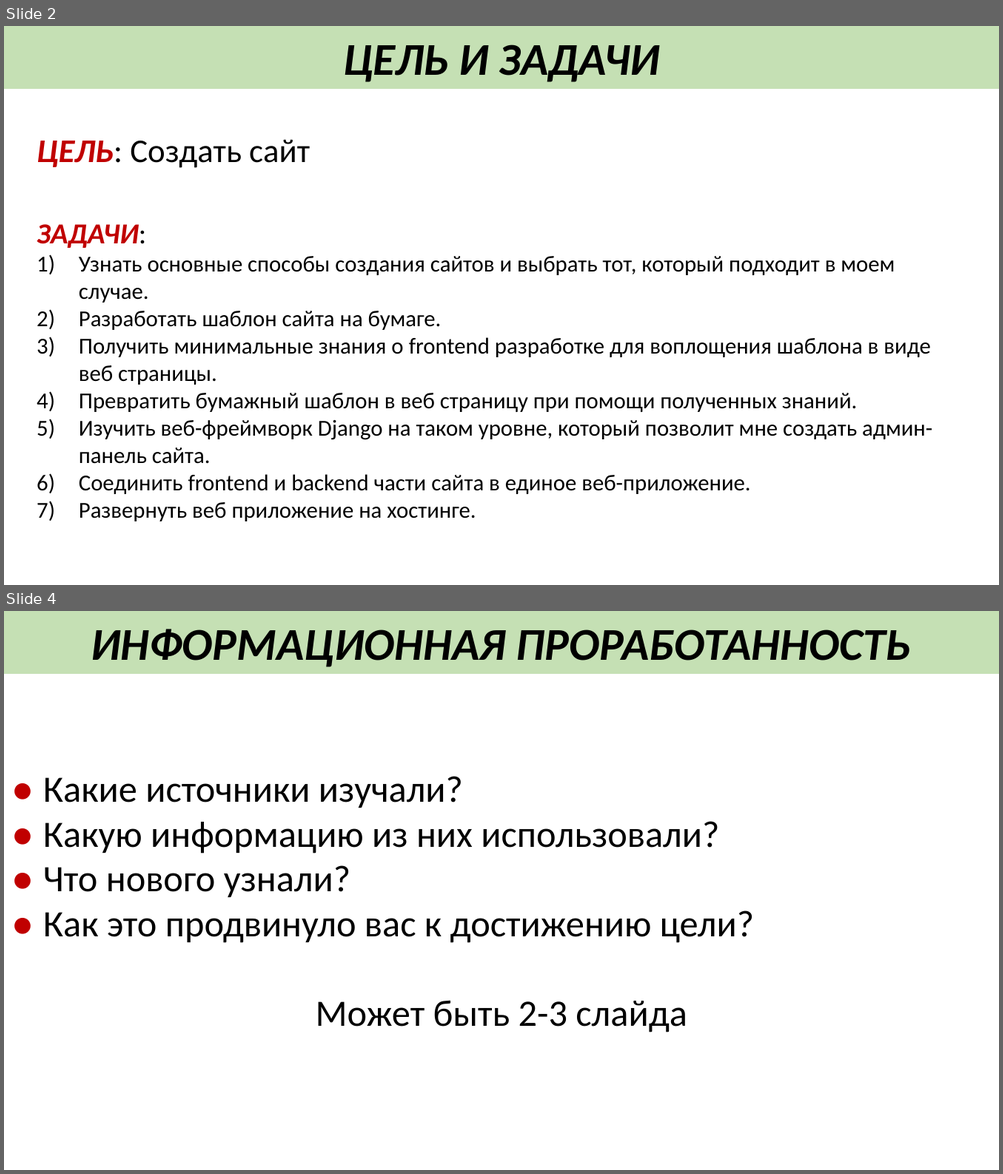
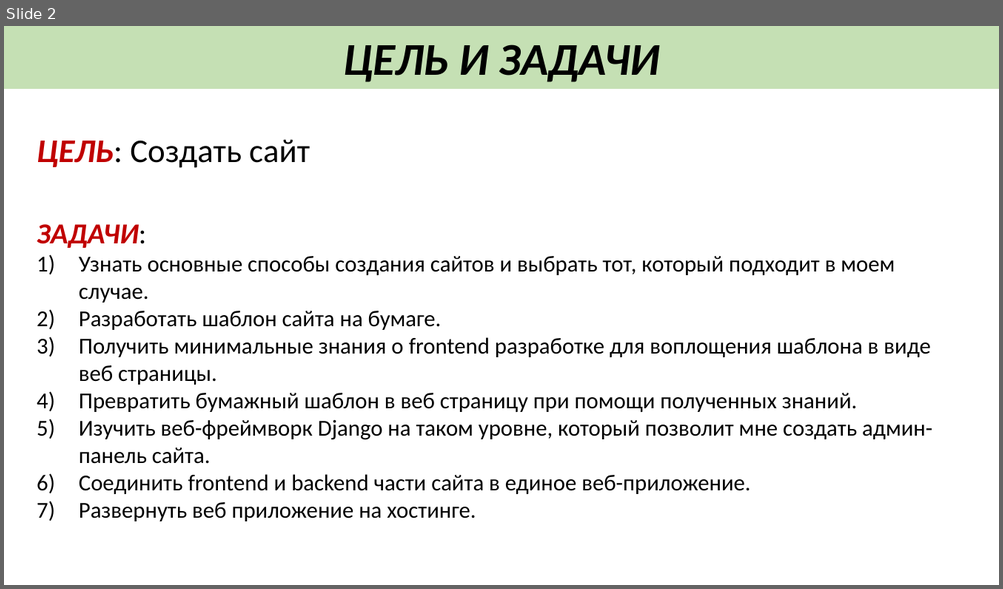
Before and after one commit to Wayodeni/schoolproject-docs, a slide deck: protection/new-style/Свиридов Лев 11Ф Защита проекта.pptx. Shown one above the other, each under a label of ours: slides 2 and 4 before the commit, slide 2 after it; the slides between them are not shown. The pictures are 1003x1174 and 1003x589 pixels, drawn with LibreOffice and Linux fonts; fonts in the diff are those of the drawing. Boxes give left, top, right and bottom in pixels: in the first picture for what was removed or moved away, otherwise in the second. Text is boxed around its words. In the diff, an @@ line names an element or a change of style, - is before the commit and + after.

```diff
--- a/protection/new-style/Свиридов Лев 11Ф Защита проекта.pptx
+++ b/protection/new-style/Свиридов Лев 11Ф Защита проекта.pptx
@@ slide 4 removed at (4, 611, 999, 1170), background #FFFFFF @@
@@ rectangle removed at (4, 611, 999, 674) @@
-ИНФОРМАЦИОННАЯ ПРОРАБОТАННОСТЬ
@@ text removed at (43, 776, 754, 1033) @@
-● Какие источники изучали?
-● Какую информацию из них использовали?
-● Что нового узнали?
-● Как это продвинуло вас к достижению цели?
-Может быть 2-3 слайда
```
Also in this commit, not shown: 2 slides changed, 4 slides added, 7 other files.
